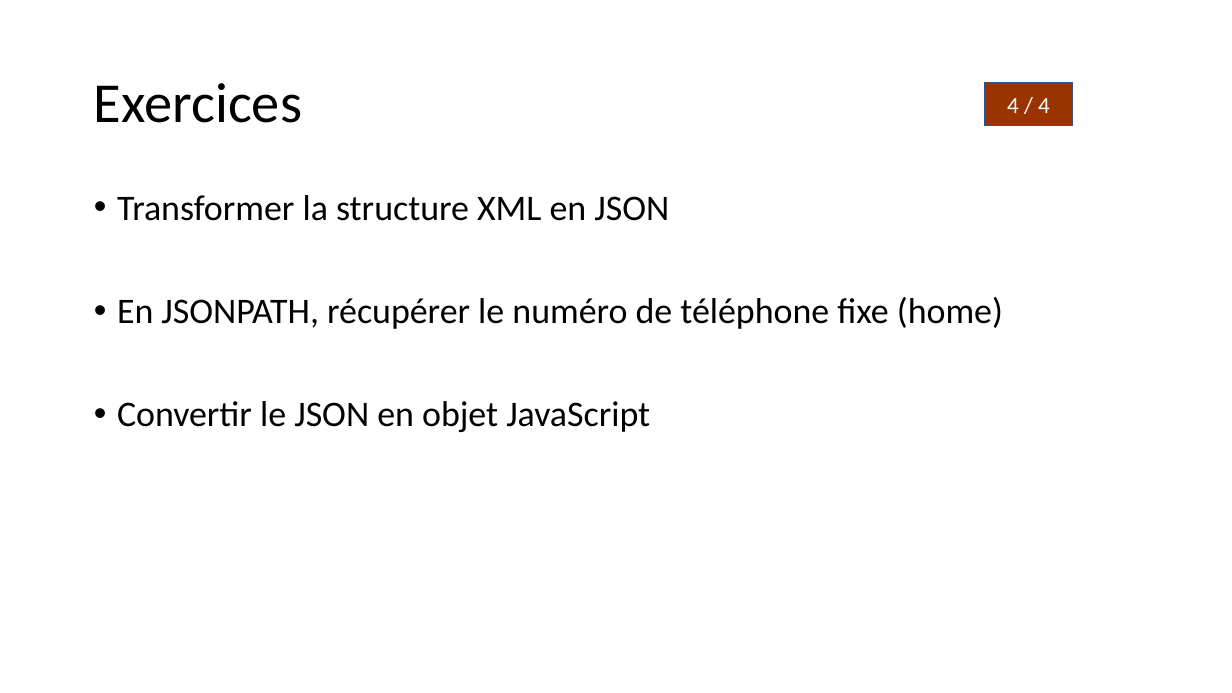
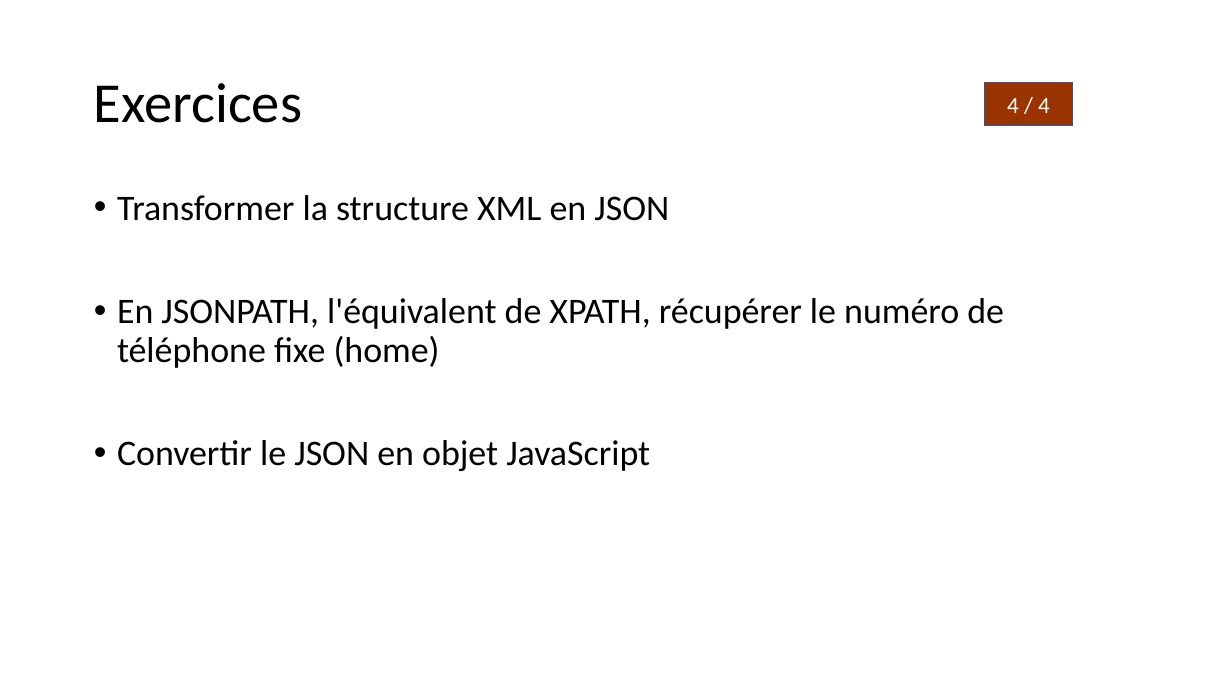
Before and after one commit to JuanitoLe/XML1, a slide deck: slide 19 of Présentation/XML_VS_JSON.pptx. Drawn at 1232x693 pixels with LibreOffice and Linux fonts; fonts in the diff are those of the drawing. Boxes give left, top, right and bottom in pixels: in the first picture for what was removed or moved away, otherwise in the second. Text is boxed around its words. In the diff, an @@ line names an element or a change of style, - is before the commit and + after.

Commit message:
updating
updating

```diff
--- a/Présentation/XML_VS_JSON.pptx
+++ b/Présentation/XML_VS_JSON.pptx
@@ text at (117, 298, 1004, 368): text changed @@
-• En JSONPATH, récupérer le numéro de téléphone fixe (home)
+• En JSONPATH, l'équivalent de XPATH, récupérer le numéro de téléphone fixe (home)
```
Also in this commit, not shown: 2 other slides changed.
